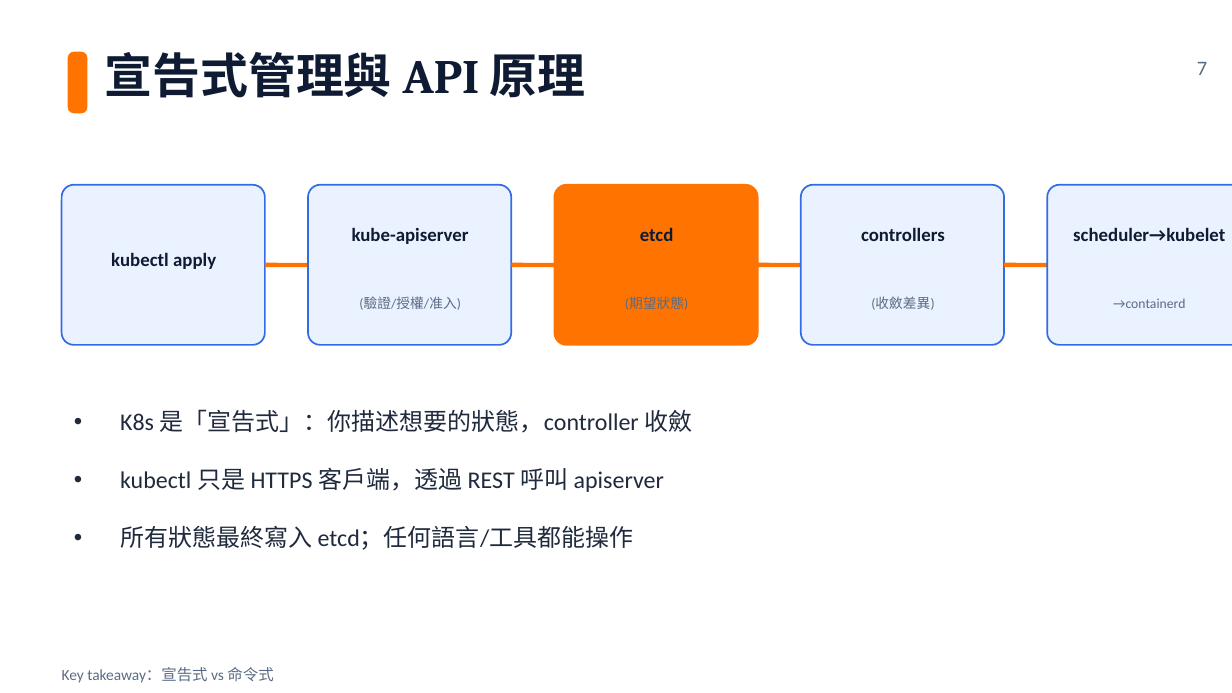
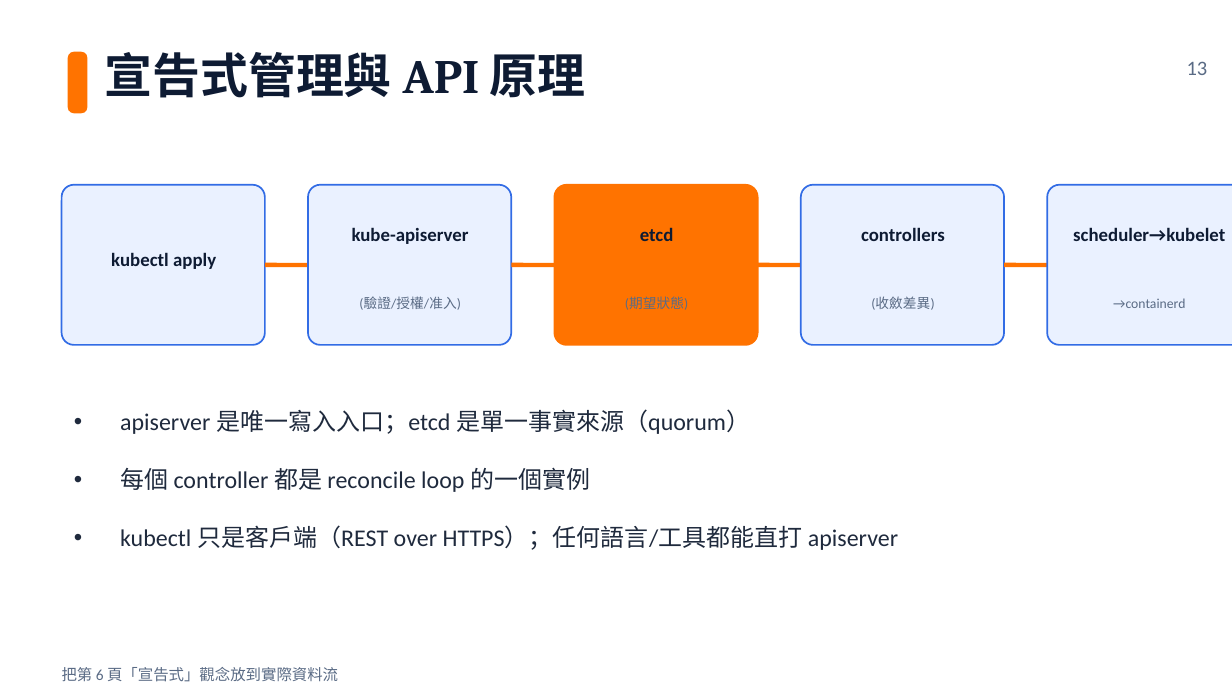
Before and after one commit to subirdkimo/k8s-course, a slide deck: slide 13 of 01-class-slides/class-02-k8s-core.pptx (slide 7 before the commit). Drawn at 1232x693 pixels with LibreOffice and Linux fonts; fonts in the diff are those of the drawing. Boxes give left, top, right and bottom in pixels: in the first picture for what was removed or moved away, otherwise in the second. Text is boxed around its words. In the diff, an @@ line names an element or a change of style, - is before the commit and + after.

Commit message:
feat(class-01/02): 觀念深化 — 擴充講解層概念 + 投影片 +6~7 頁
Class 1 (+5 概念): 虛擬化三形態/隔離vs效能/精簡供應快照超售/封包流向心智模型/quorum與重啟
Class 2 (+6 概念): 容器VM裸機光譜/宣告式reconcile loop/etcd quorum/Pod網路兩層IP/Service原理/排程Affinity-Taint-Spread
時長: C1→2hr, C2→2hr15min; overview v1.2

```diff
--- a/01-class-slides/class-02-k8s-core.pptx
+++ b/01-class-slides/class-02-k8s-core.pptx
@@ text at <box>1187,61,1208,75</box>: text changed @@
-7
+13
@@ text at <box>120,409,898,550</box>: text changed @@
-• K8s 是「宣告式」：你描述想要的狀態，controller 收斂
-• kubectl 只是 HTTPS 客戶端，透過 REST 呼叫 apiserver
-• 所有狀態最終寫入 etcd；任何語言/工具都能操作
+• apiserver 是唯一寫入入口；etcd 是單一事實來源（quorum）
+• 每個 controller 都是 reconcile loop 的一個實例
+• kubectl 只是客戶端（REST over HTTPS）；任何語言/工具都能直打 apiserver
@@ text at <box>62,667,338,682</box>: text changed @@
-Key takeaway：宣告式 vs 命令式
+把第 6 頁「宣告式」觀念放到實際資料流
```
Also in this commit, not shown: 8 other slides changed, 6 slides added, 7 other files.
